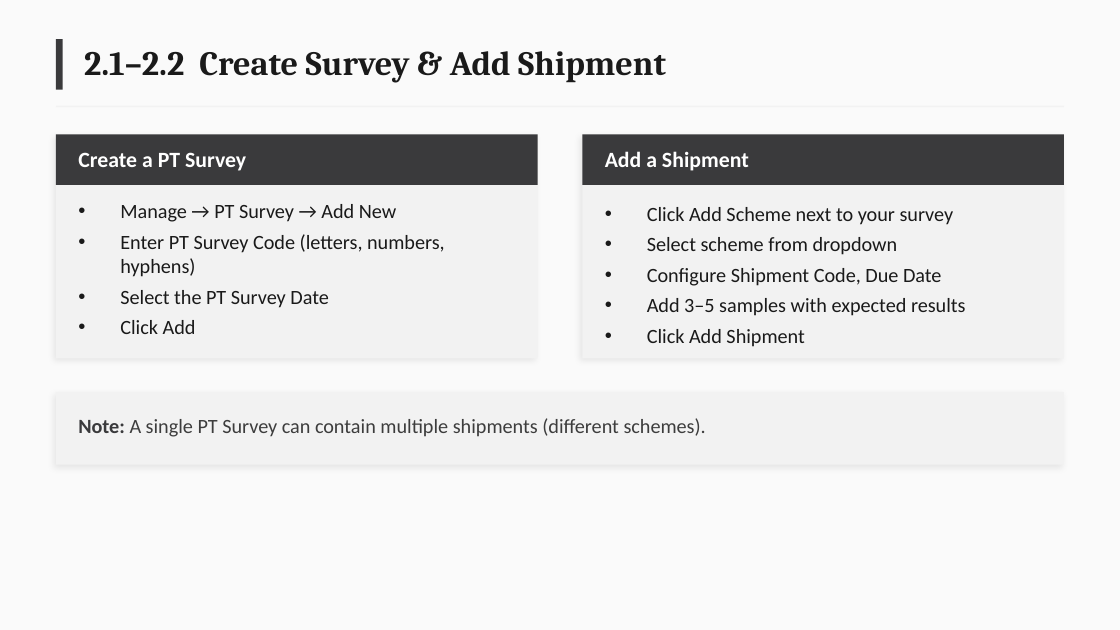
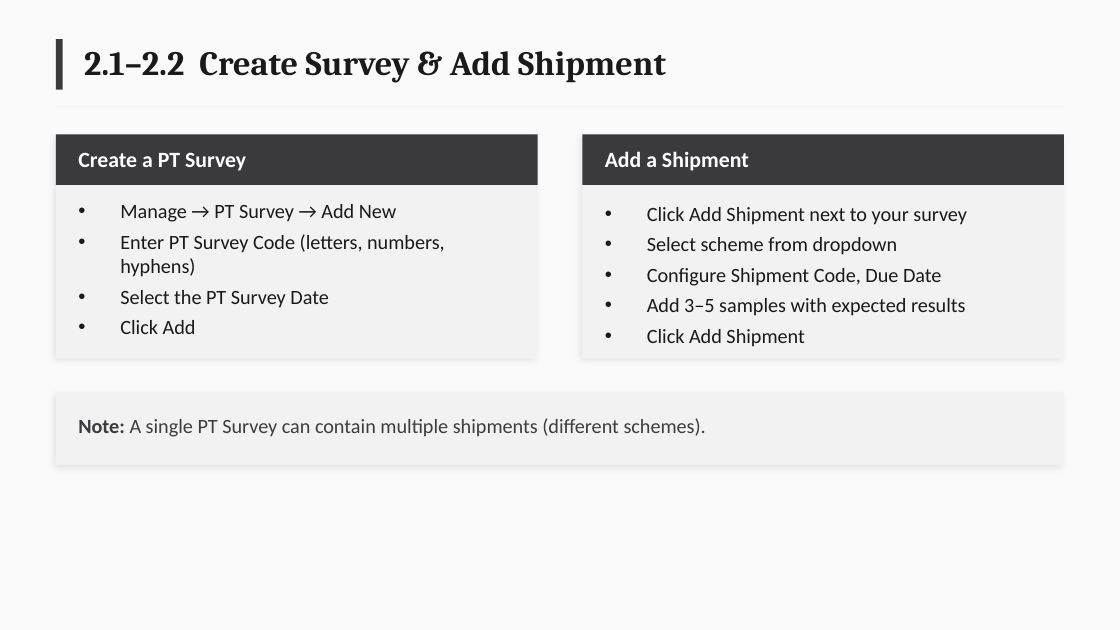
Before and after one commit to deforay/ept, a slide deck: slide 10 of docs/training/ePT-Training-Curriculum.pptx. Drawn at 1120x630 pixels with LibreOffice and Linux fonts; fonts in the diff are those of the drawing. Boxes give left, top, right and bottom in pixels: in the first picture for what was removed or moved away, otherwise in the second. Text is boxed around its words. In the diff, an @@ line names an element or a change of style, - is before the commit and + after.

```diff
--- a/docs/training/ePT-Training-Curriculum.pptx
+++ b/docs/training/ePT-Training-Curriculum.pptx
@@ text at (647, 207, 967, 225): text changed @@
-• Click Add Scheme next to your survey
+• Click Add Shipment next to your survey
```
Also in this commit, not shown: 6 other slides changed.
